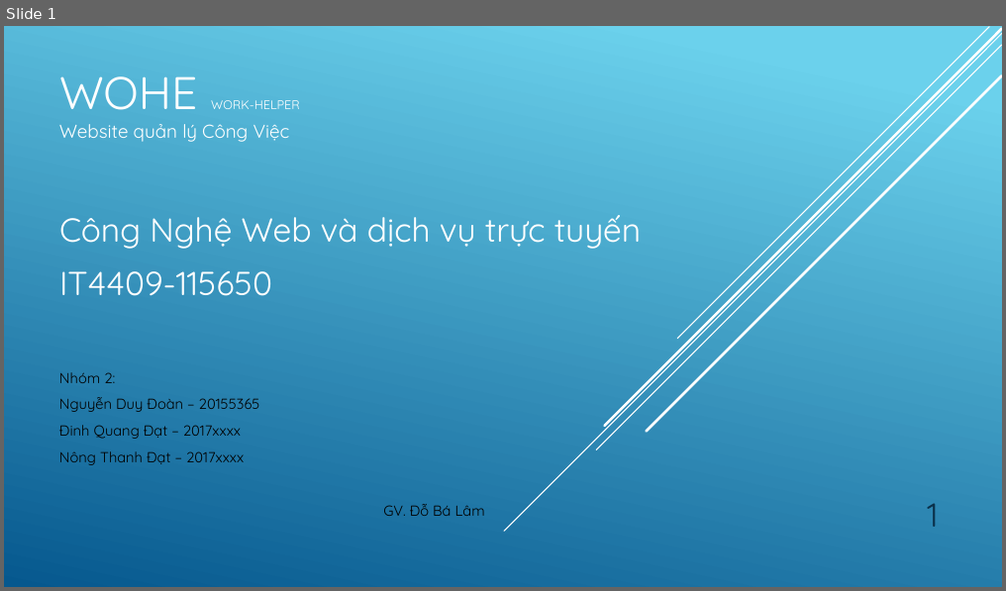
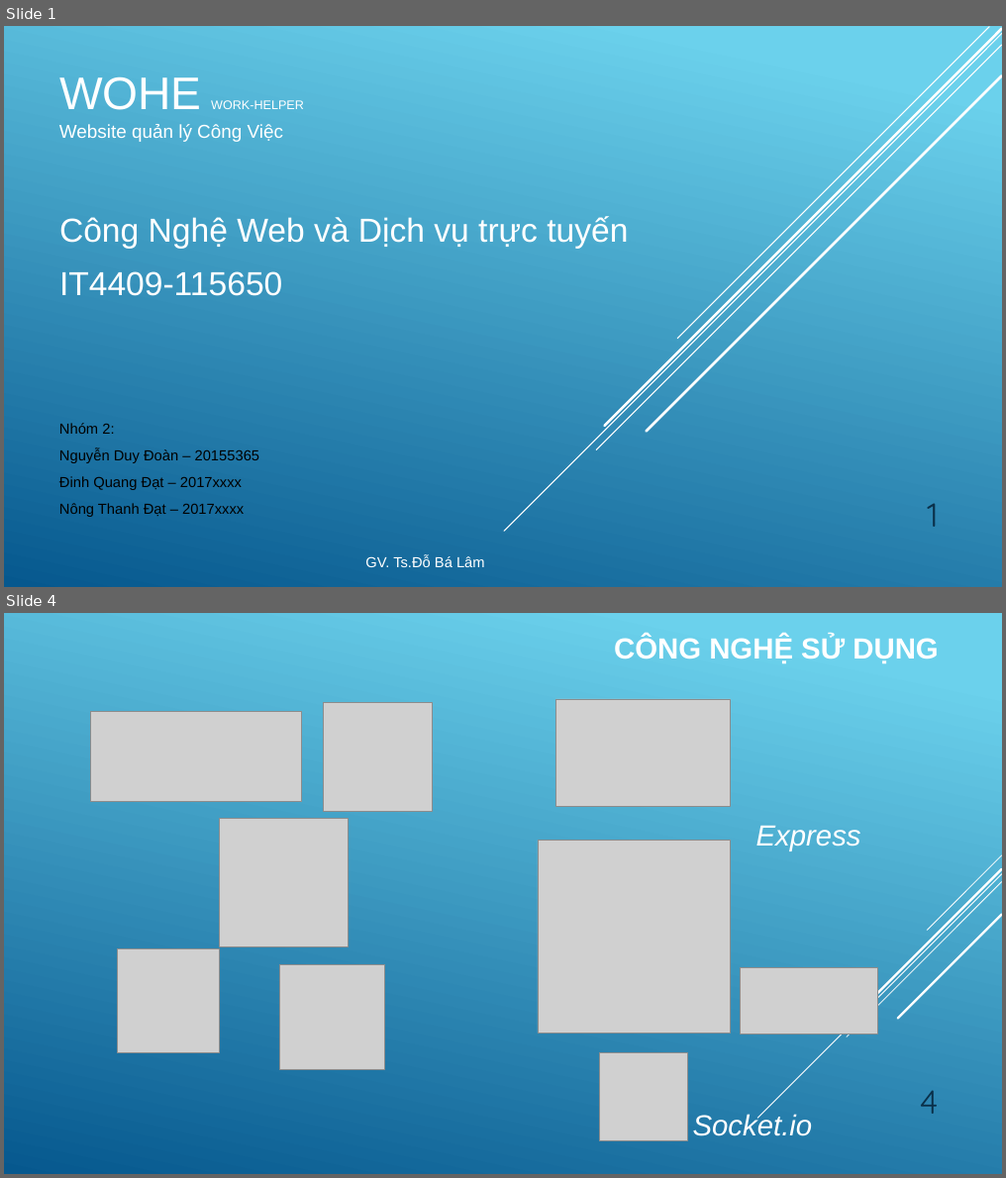
Before and after one commit to quangdat99/btl, a slide deck: Slide.pptx. Shown one above the other, each under a label of ours: slide 1 before the commit, slides 1 and 4 after it; the slides between them are not shown. The pictures are 1006x591 and 1006x1178 pixels, drawn with LibreOffice and Linux fonts; fonts in the diff are those of the drawing; grey boxes stand for pictures. Boxes give left, top, right and bottom in pixels: in the first picture for what was removed or moved away, otherwise in the second. Text is boxed around its words. In the diff, an @@ line names an element or a change of style, - is before the commit and + after.

```diff
--- a/Slide.pptx
+++ b/Slide.pptx
@@ slide 4 added at (x1=4, y1=613, x2=1002, y2=1174), background gradient #6ED2EB to #06588E @@
@@ text added at (x1=614, y1=636, x2=938, y2=663), 28 pt, text #FFFFFF, bold @@
+CÔNG NGHỆ SỬ DỤNG
@@ picture added at (x1=555, y1=699, x2=731, y2=806) @@
@@ picture added at (x1=91, y1=712, x2=302, y2=802) @@
@@ picture added at (x1=324, y1=703, x2=433, y2=811) @@
@@ picture added at (x1=219, y1=818, x2=348, y2=947) @@
@@ picture added at (x1=538, y1=840, x2=731, y2=1033) @@
@@ text added at (x1=756, y1=826, x2=861, y2=852), 28 pt, text #FFFFFF, italic @@
+Express
@@ group added at (x1=757, y1=856, x2=1002, y2=1118): 5 lines @@
@@ picture added at (x1=117, y1=950, x2=219, y2=1054) @@
@@ picture added at (x1=280, y1=964, x2=385, y2=1069) @@
@@ picture added at (x1=740, y1=967, x2=877, y2=1035) @@
@@ picture added at (x1=600, y1=1054, x2=687, y2=1142) @@
@@ text added at (x1=693, y1=1112, x2=813, y2=1137), 28 pt, text #FFFFFF, italic @@
+Socket.io
@@ page number added at (x1=920, y1=1090, x2=939, y2=1114), 32 pt, text #0A304A @@
+4
@@ slide 1 changed as well @@
@@ font Quicksand to Arial in 3 elements at (x1=59, y1=76, x2=202, y2=110), (x1=211, y1=100, x2=304, y2=109), (x1=59, y1=124, x2=283, y2=142) @@
@@ subtitle at (x1=59, y1=216, x2=628, y2=249): text changed; font Quicksand to Arial @@
-Công Nghệ Web và dịch vụ trực tuyến
+Công Nghệ Web và Dịch vụ trực tuyến
@@ subtitle at (x1=59, y1=272, x2=282, y2=296): font Quicksand to Arial in "IT4409-115650" @@
@@ text "Nhóm 2:" moved from (x1=59, y1=372, x2=485, y2=516) to (x1=59, y1=423, x2=485, y2=568) @@
@@ text at (x1=59, y1=423, x2=260, y2=517): font Quicksand to Arial in "Nhóm 2:", "Nguyễn Duy Đoàn – 20155365", "Đinh Quang Đạt – 2017xxxx", "Nông Thanh Đạt – 2017xxxx" @@
@@ text at (x1=365, y1=556, x2=485, y2=568): text changed; font Quicksand to Arial; text colour #000000 to #FFFFFF @@
-GV. Đỗ Bá Lâm
+GV. Ts.Đỗ Bá Lâm
```
Also in this commit, not shown: 6 other slides added, 6 slides removed, 2 other files.
